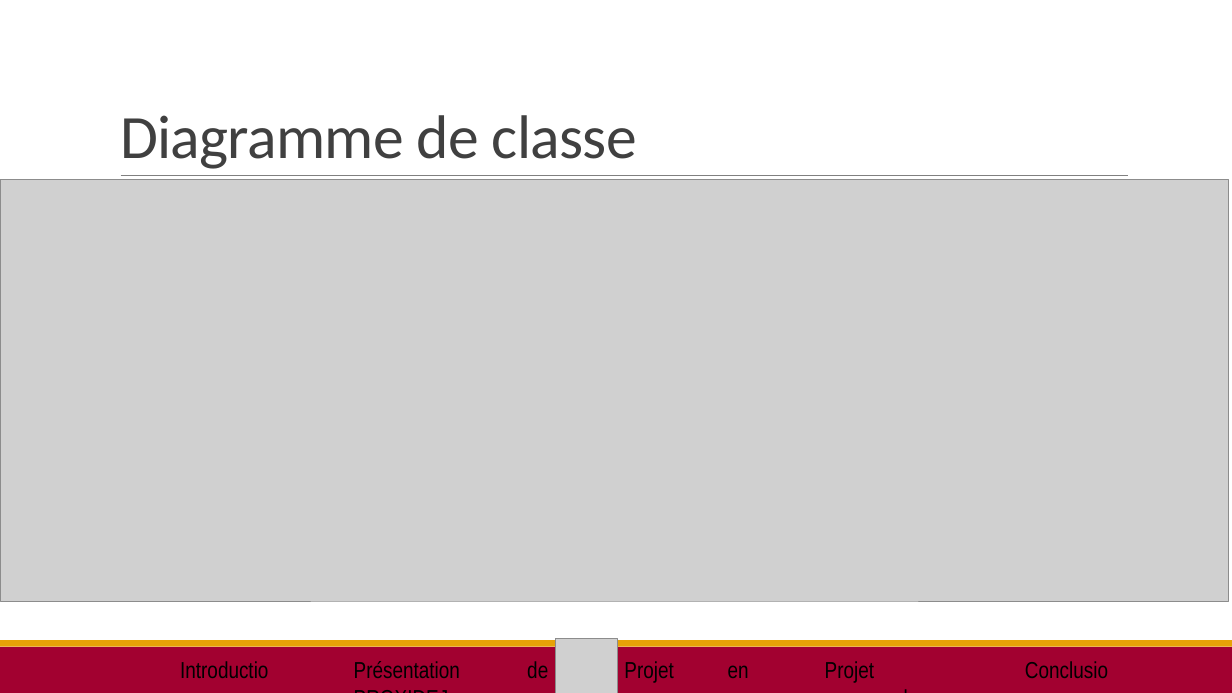
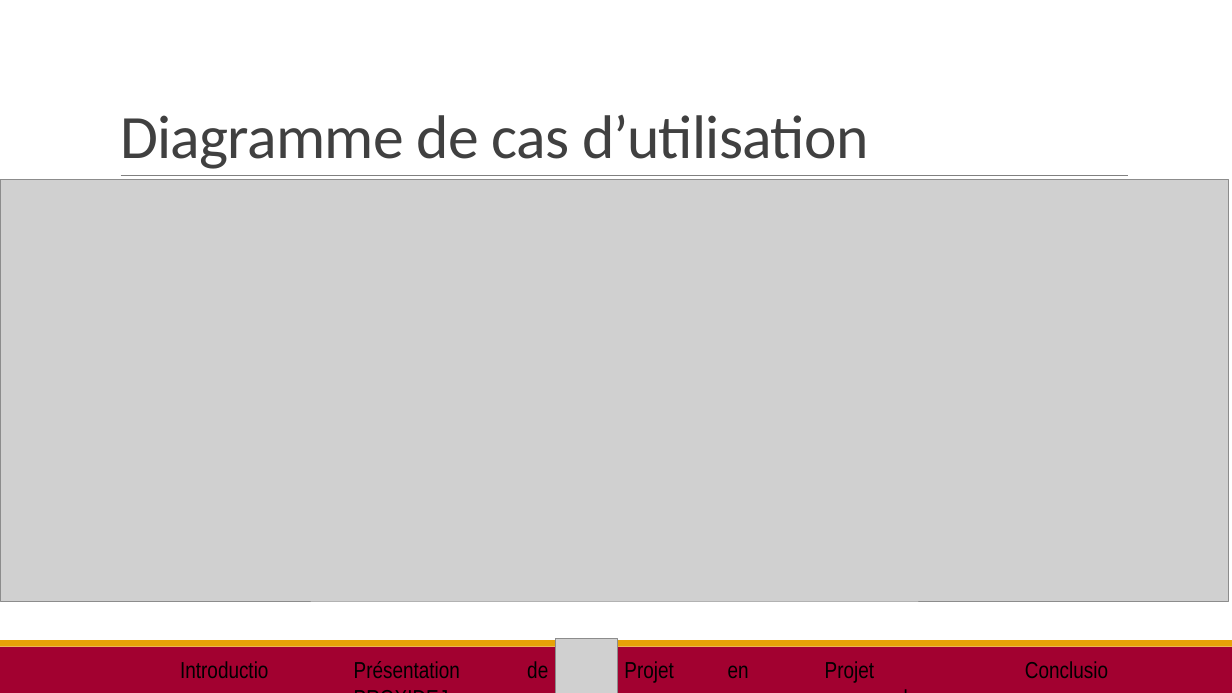
Before and after one commit to SteBoun/SFL2_ChaineDeFroid, a slide deck: slide 9 of Diaporama/DIAPO_Florian.pptx. Drawn at 1232x693 pixels with LibreOffice and Linux fonts; fonts in the diff are those of the drawing; grey boxes stand for pictures. Boxes give left, top, right and bottom in pixels: in the first picture for what was removed or moved away, otherwise in the second. Text is boxed around its words. In the diff, an @@ line names an element or a change of style, - is before the commit and + after.

```diff
--- a/Diaporama/DIAPO_Florian.pptx
+++ b/Diaporama/DIAPO_Florian.pptx
@@ title at [120, 115, 868, 169]: text changed @@
-Diagramme de classe
+Diagramme de cas d’utilisation
```
Also in this commit, not shown: 2 other slides changed, 2 other files.
